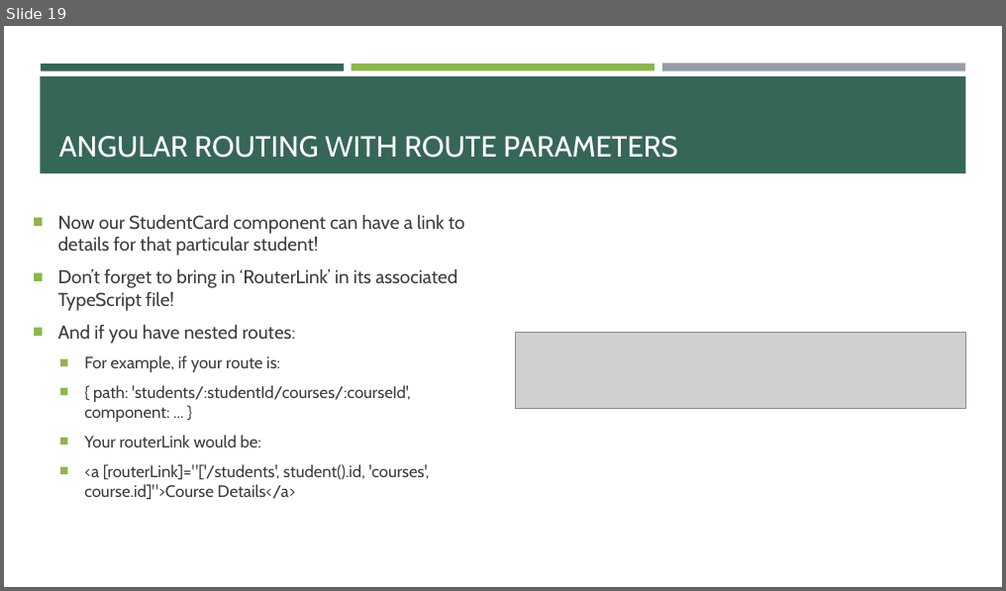
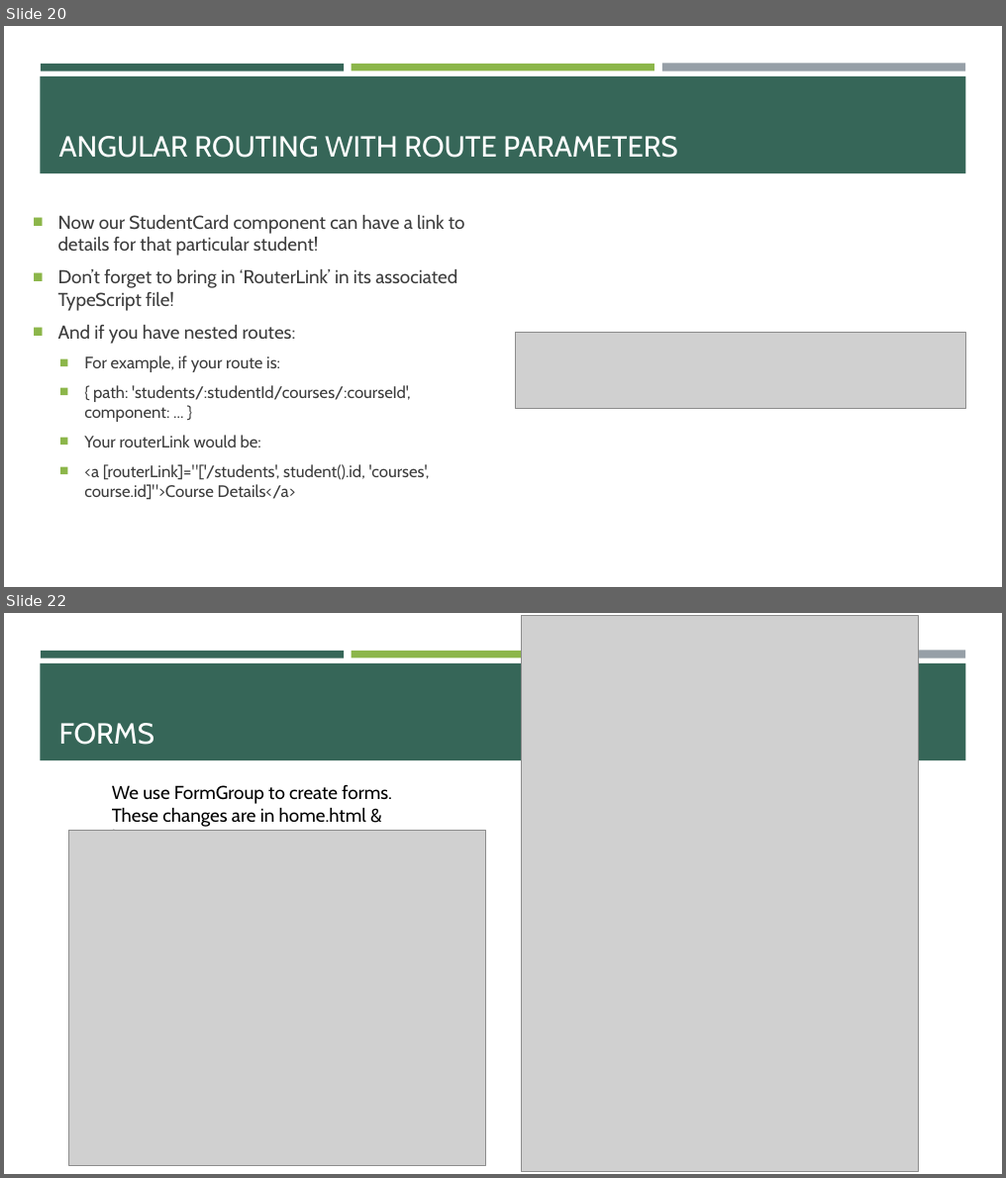
Before and after one commit to e-m-wilson/java-fs, a slide deck: Week_7/Angular.pptx. Shown one above the other, each under a label of ours: slide 19 before the commit, slides 20 and 22 after it; the slides between them are not shown. The pictures are 1006x591 and 1006x1178 pixels, drawn with LibreOffice and Linux fonts; fonts in the diff are those of the drawing; grey boxes stand for pictures. Boxes give left, top, right and bottom in pixels: in the first picture for what was removed or moved away, otherwise in the second. Text is boxed around its words. In the diff, an @@ line names an element or a change of style, - is before the commit and + after.

```diff
--- a/Week_7/Angular.pptx
+++ b/Week_7/Angular.pptx
@@ slide 22 added at box(4, 613, 1002, 1174), background #FFFFFF; not listed: 4 template elements that a slide beside it also shows @@
@@ picture added at box(522, 615, 918, 1172) @@
@@ title added at box(59, 723, 154, 745), 28 pt, text #FFFFFF @@
+FORMS
@@ text added at box(112, 785, 392, 831), 18 pt, text #000000 @@
+We use FormGroup to create forms.
+These changes are in home.html & home.ts
@@ picture added at box(69, 830, 486, 1165) @@
@@ what was slide 19 is now slide 20 @@
```
Also in this commit, not shown: 1 slide changed, 4 other slides added.
